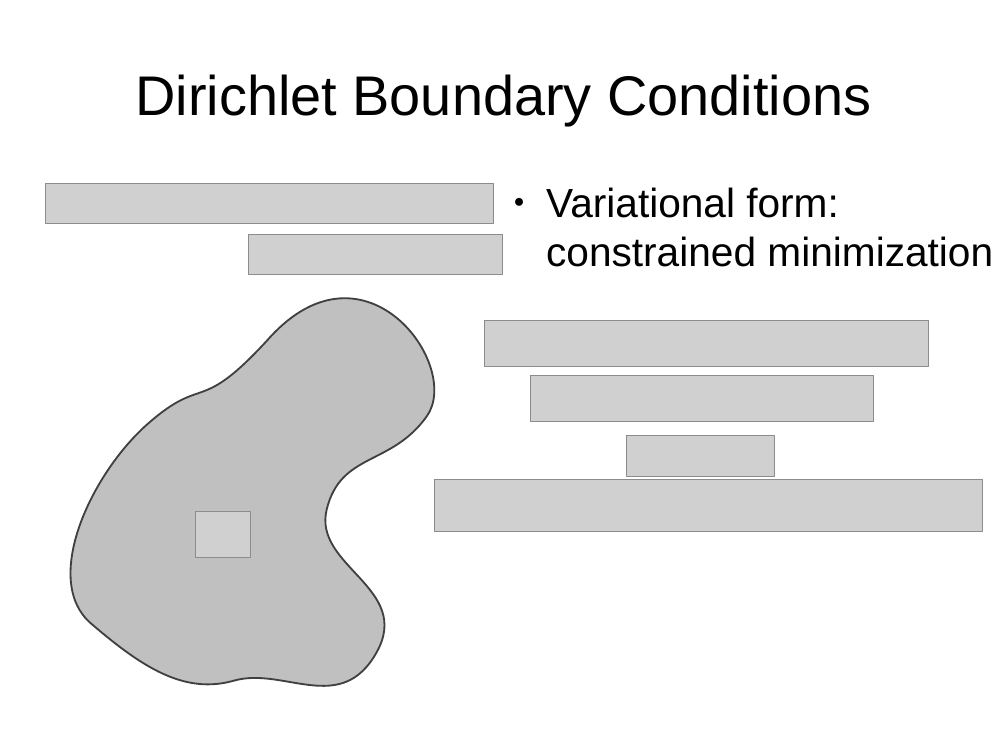
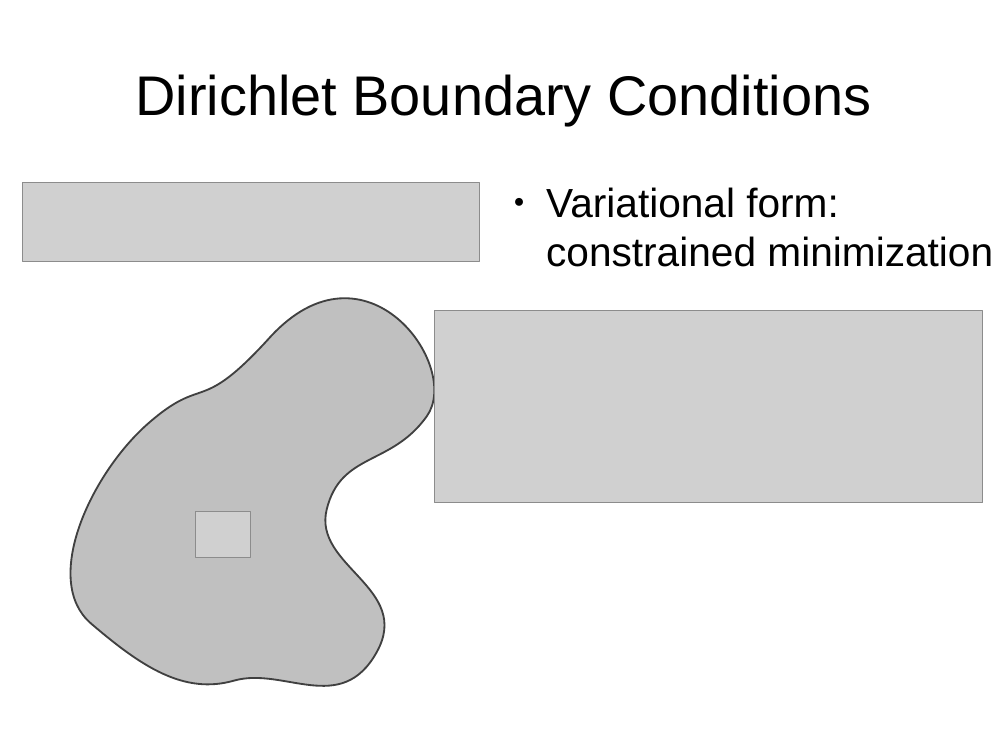
Before and after one commit to jhellrung/documents, a slide deck: slide 15 of presentations/sandia.2011.11.08/slides.odp. Drawn at 1008x756 pixels with LibreOffice and Linux fonts; fonts in the diff are those of the drawing; grey boxes stand for pictures. Boxes give left, top, right and bottom in pixels: in the first picture for what was removed or moved away, otherwise in the second. Text is boxed around its words. In the diff, an @@ line names an element or a change of style, - is before the commit and + after.

```diff
--- a/presentations/sandia.2011.11.08/slides.odp
+++ b/presentations/sandia.2011.11.08/slides.odp
@@ picture: place and size @@
-picture at <box>46,184,494,223</box>
+picture at <box>23,183,480,262</box>
@@ picture removed at <box>249,234,503,274</box> @@
@@ picture: place and size @@
-picture at <box>531,375,874,422</box>
+picture at <box>434,311,983,503</box>
@@ picture removed at <box>485,320,928,367</box> @@
@@ picture removed at <box>627,435,775,477</box> @@
@@ picture removed at <box>434,479,983,531</box> @@
```
Also in this commit, not shown: 9 other slides changed, 2 slides added.
